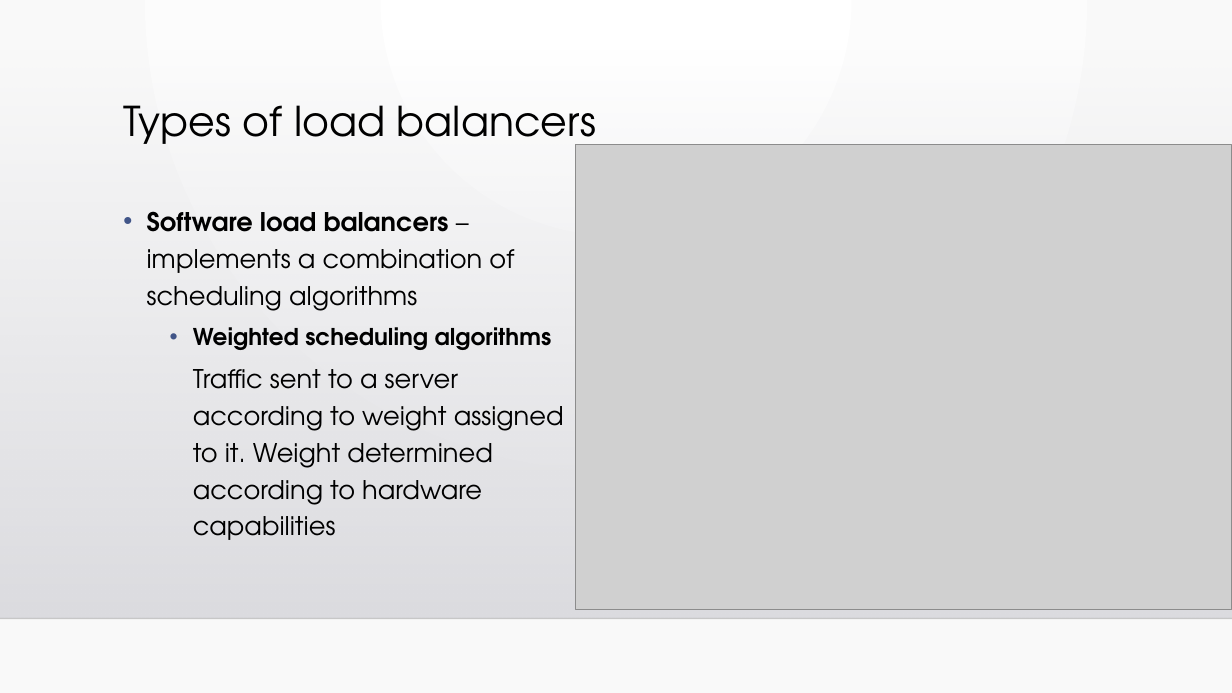
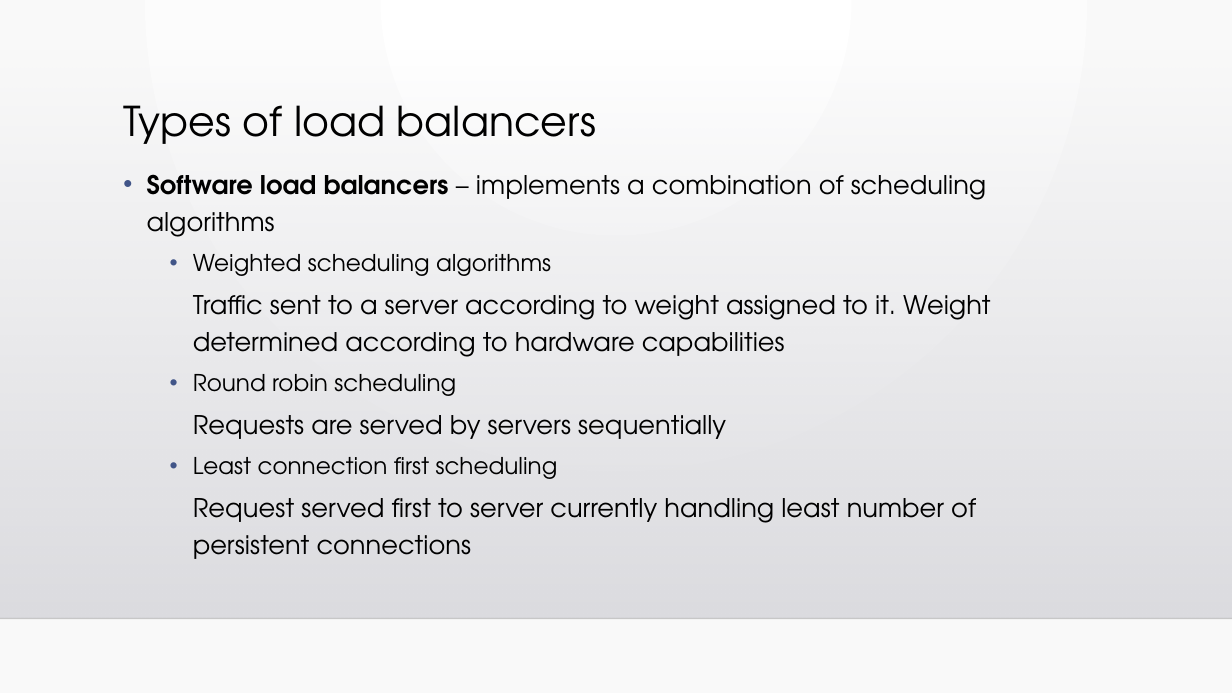
Before and after one commit to shishirkulkarni/DistributedSystems, a slide deck: slide 3 of Homework 9 - Distributed Applications/load_balancer.pptx (slide 5 before the commit). Drawn at 1232x693 pixels with LibreOffice and Linux fonts; fonts in the diff are those of the drawing; grey boxes stand for pictures; background and template pictures are left out. Boxes give left, top, right and bottom in pixels: in the first picture for what was removed or moved away, otherwise in the second. Text is boxed around its words. In the diff, an @@ line names an element or a change of style, - is before the commit and + after.

```diff
--- a/Homework 9 - Distributed Applications/load_balancer.pptx
+++ b/Homework 9 - Distributed Applications/load_balancer.pptx
@@ title "Types of load balancers" rewrapped from <box>123,105,596,156</box> to <box>123,105,596,144</box> @@
@@ picture removed at <box>576,145,1232,610</box> @@
@@ text "Software load balancers – implements ...": place and size @@
-text "Software load balancers – implements ..." at <box>147,211,564,540</box>
+text "Software load balancers – implements ..." at <box>147,174,990,559</box>
@@ text at <box>193,254,551,276</box>: bold off in "Weighted scheduling algorithms" @@
@@ text at <box>193,374,976,559</box>: paragraphs added @@
+  • Round robin scheduling
+  Requests are served by servers sequentially
+  • Least connection first scheduling
+  Request served first to server currently handling least number of persistent connections
```
Also in this commit, not shown: 4 other slides changed, 1 slide added, 8 slides removed.
